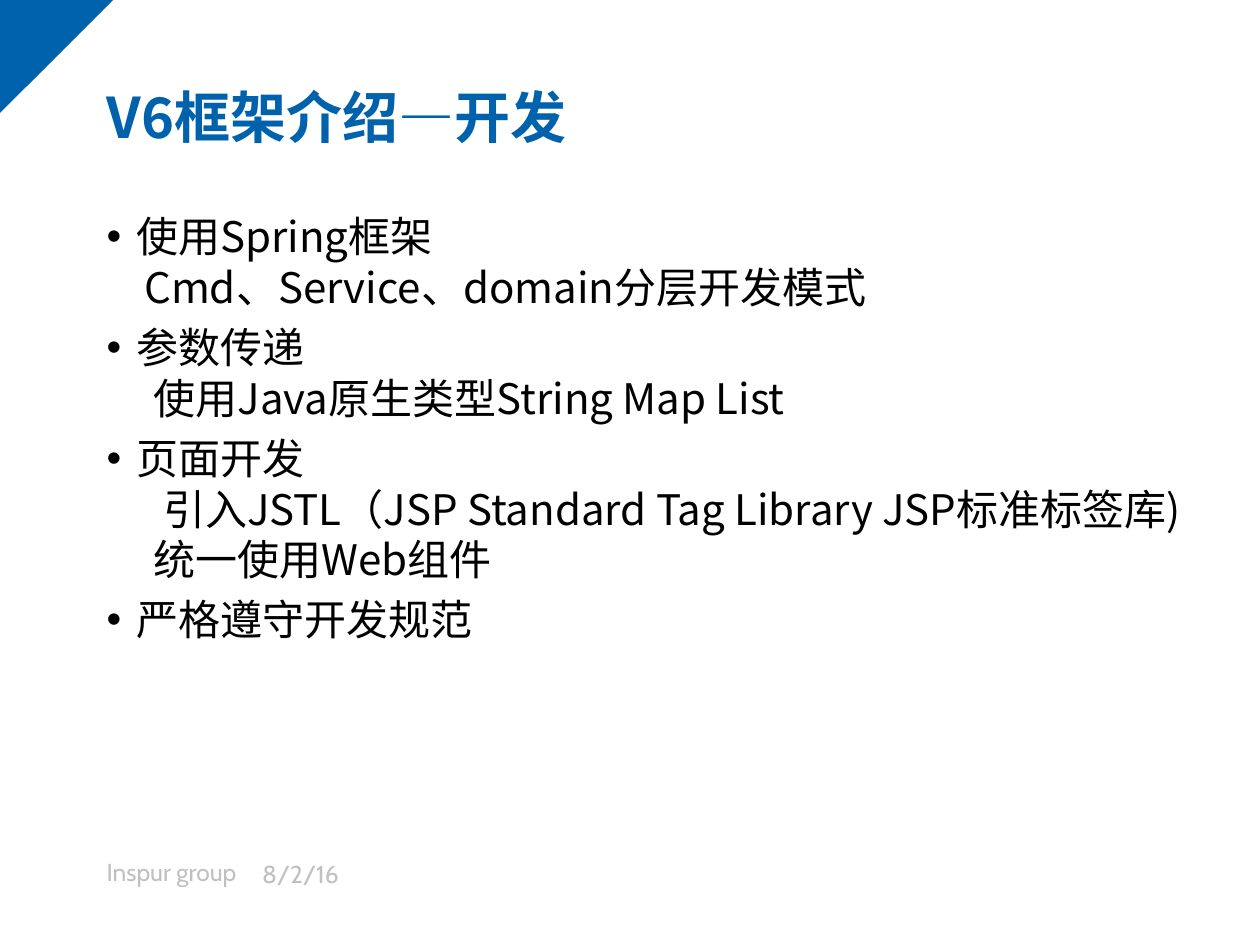
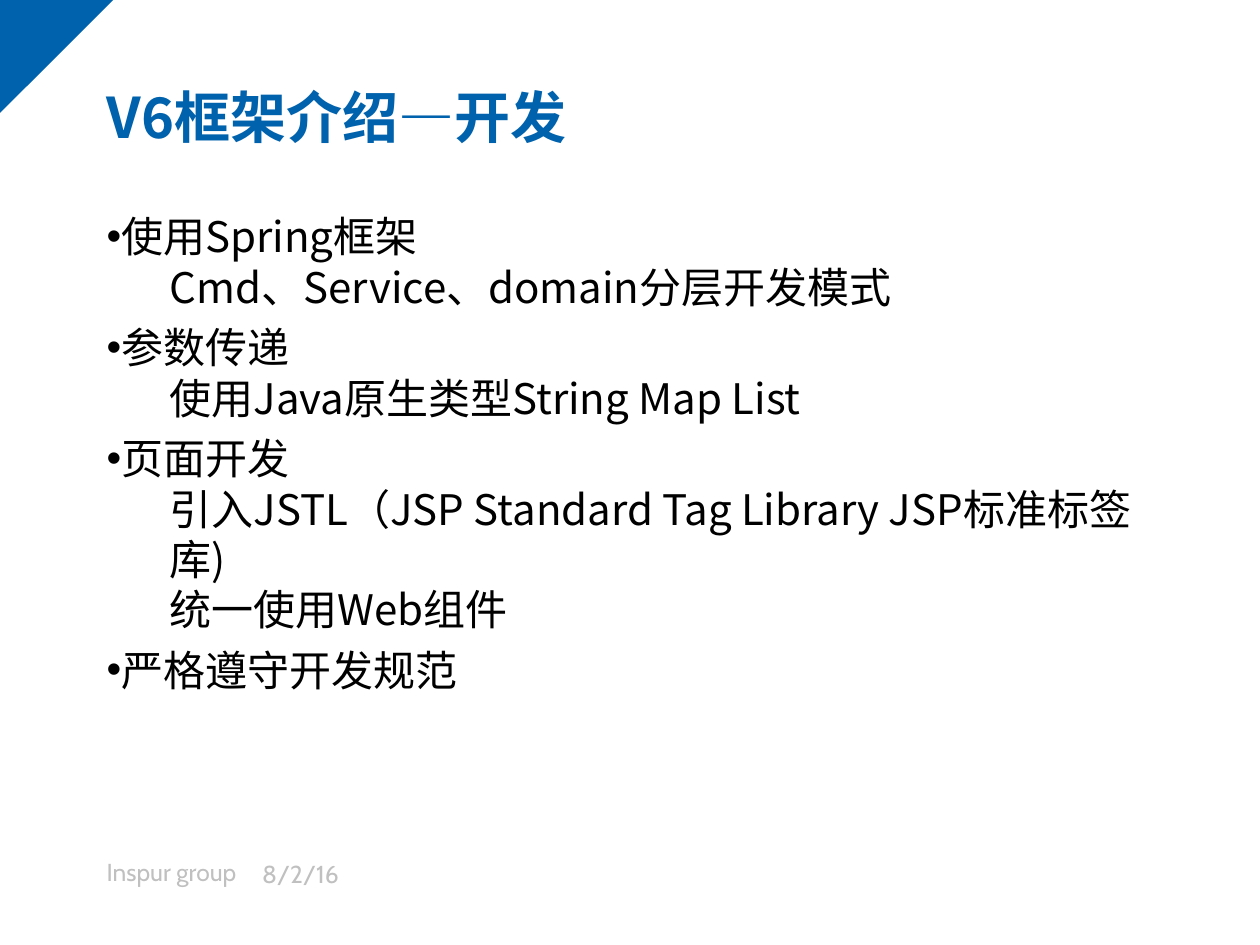
Before and after one commit to github188/note-1, a slide deck: slide 4 of inspur/final-基于V6框架开发方法-3.0.pptx. Drawn at 1260x945 pixels with LibreOffice and Linux fonts; fonts in the diff are those of the drawing; background and template pictures are left out. Boxes give left, top, right and bottom in pixels: in the first picture for what was removed or moved away, otherwise in the second. Text is boxed around its words. In the diff, an @@ line names an element or a change of style, - is before the commit and + after.

```diff
--- a/inspur/final-基于V6框架开发方法-3.0.pptx
+++ b/inspur/final-基于V6框架开发方法-3.0.pptx
@@ text at [170,261,892,629]: list level 1 to 2 in "Cmd、Service、domain分层开发模式"; list level 1 to 2 in "使用Java原生类型String Map List"; list level 1 to 2 in "引入JSTL（JSP Standard Tag Library JSP标准标签库)"; list level 1 to 2 in "统一使用Web组件" @@
```
Also in this commit, not shown: 3 other slides changed, 2 slides removed, 4 other files.
